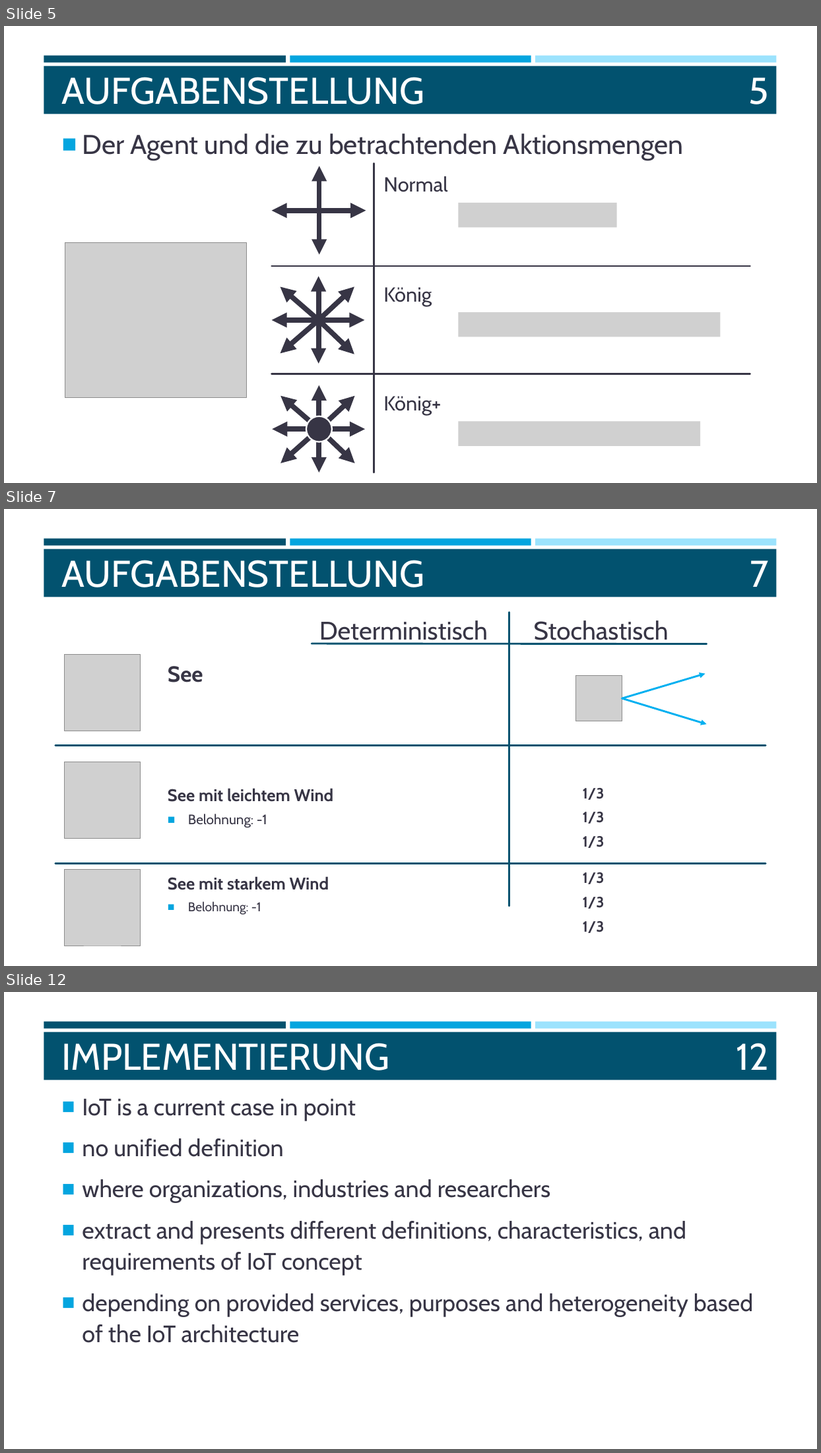
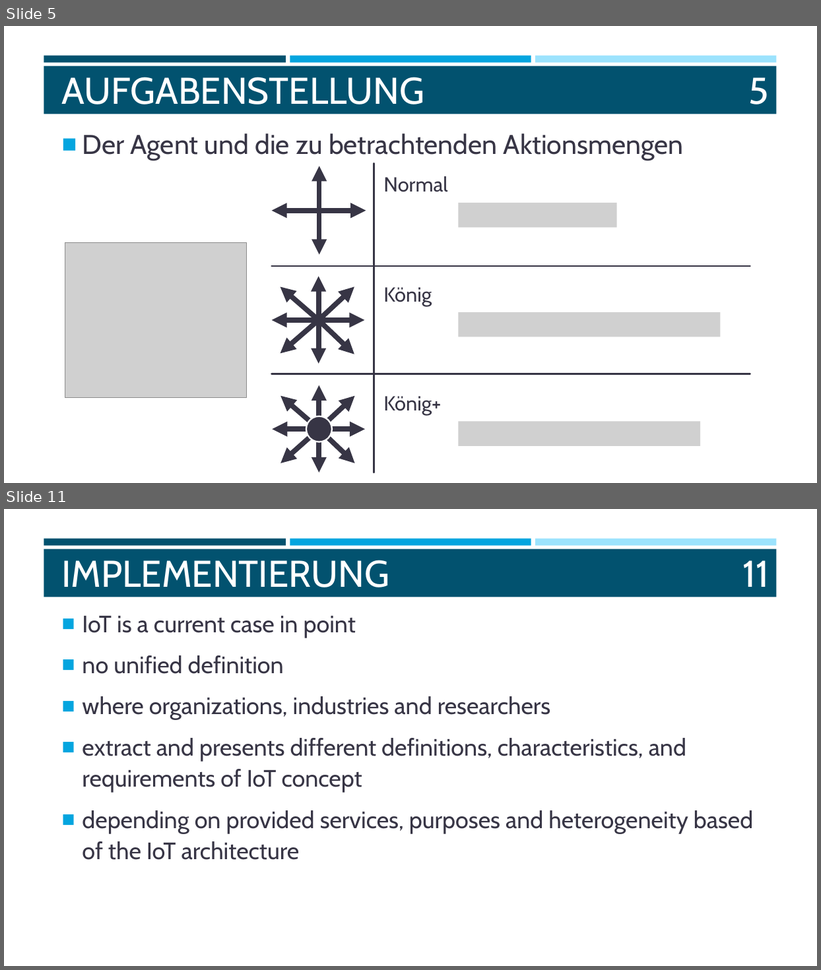
Before and after one commit to mzakarian/Reinforcement-Learning-SARSA-Q-Learning, a slide deck: misc/WISSEN.pptx. Shown one above the other, each under a label of ours: slides 5, 7 and 12 before the commit, slides 5 and 11 after it; the slides between them are not shown. The pictures are 821x1453 and 821x970 pixels, drawn with LibreOffice and Linux fonts; fonts in the diff are those of the drawing; grey boxes stand for pictures. Boxes give left, top, right and bottom in pixels: in the first picture for what was removed or moved away, otherwise in the second. Text is boxed around its words. In the diff, an @@ line names an element or a change of style, - is before the commit and + after.

```diff
--- a/misc/WISSEN.pptx
+++ b/misc/WISSEN.pptx
@@ slide 7 removed at (4, 509, 817, 966), background #FFFFFF; not listed: 4 template elements that a slide beside it also shows @@
@@ title removed at (62, 560, 425, 588) @@
-AUFGABENSTELLUNG
@@ page number removed at (750, 560, 769, 587) @@
-7
@@ text removed at (319, 621, 488, 645) @@
-Deterministisch
@@ line removed from (509, 906) to (509, 613) @@
@@ text removed at (534, 621, 669, 645) @@
-Stochastisch
@@ line removed from (707, 644) to (312, 644) @@
@@ picture removed at (64, 655, 140, 731) @@
@@ text removed at (168, 666, 203, 683) @@
-See
@@ picture removed at (576, 675, 622, 722) @@
@@ arrow removed from (622, 698) to (706, 674) @@
@@ arrow removed from (622, 698) to (707, 724) @@
@@ line removed from (55, 746) to (766, 746) @@
@@ picture removed at (64, 762, 140, 838) @@
@@ text removed at (168, 788, 334, 828) @@
-See mit leichtem Wind
-■ Belohnung: -1
@@ text removed at (583, 788, 605, 848) @@
-1/3
-1/3
-1/3
@@ line removed from (55, 864) to (766, 864) @@
@@ picture removed at (64, 869, 140, 946) @@
@@ text removed at (168, 877, 329, 915) @@
-See mit starkem Wind
-■ Belohnung: -1
@@ text removed at (583, 873, 605, 933) @@
-1/3
-1/3
-1/3
@@ what was slide 12 is now slide 11 @@
@@ page number at (743, 560, 769, 587): text changed @@
-12
+11
```
Also in this commit, not shown: 7 slides changed, 3 slides added, 3 other slides removed, 1 other file.
